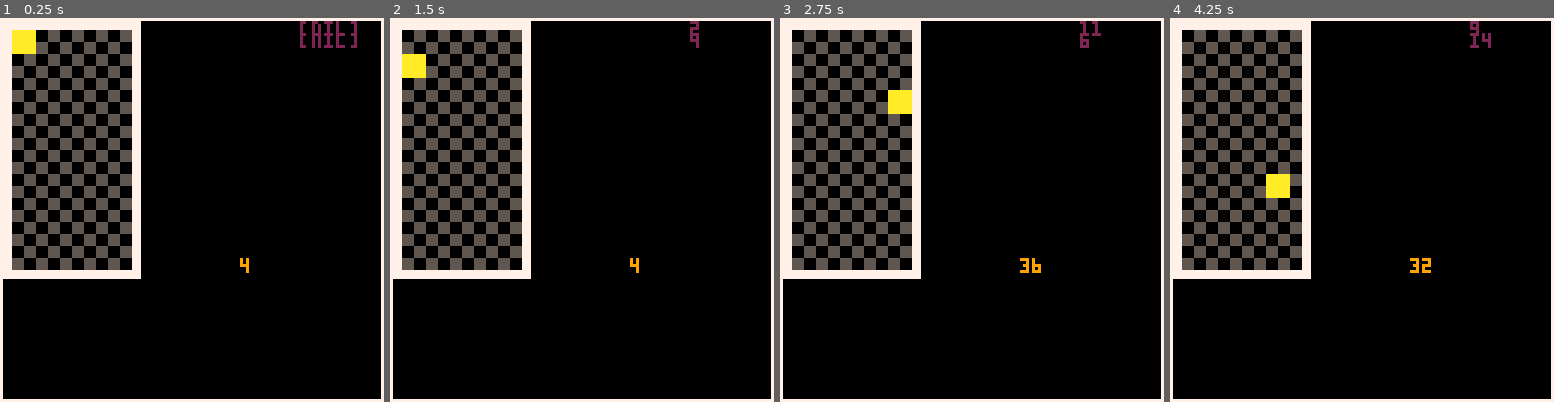
Above: before the commit, frames 1-4 (left to right).
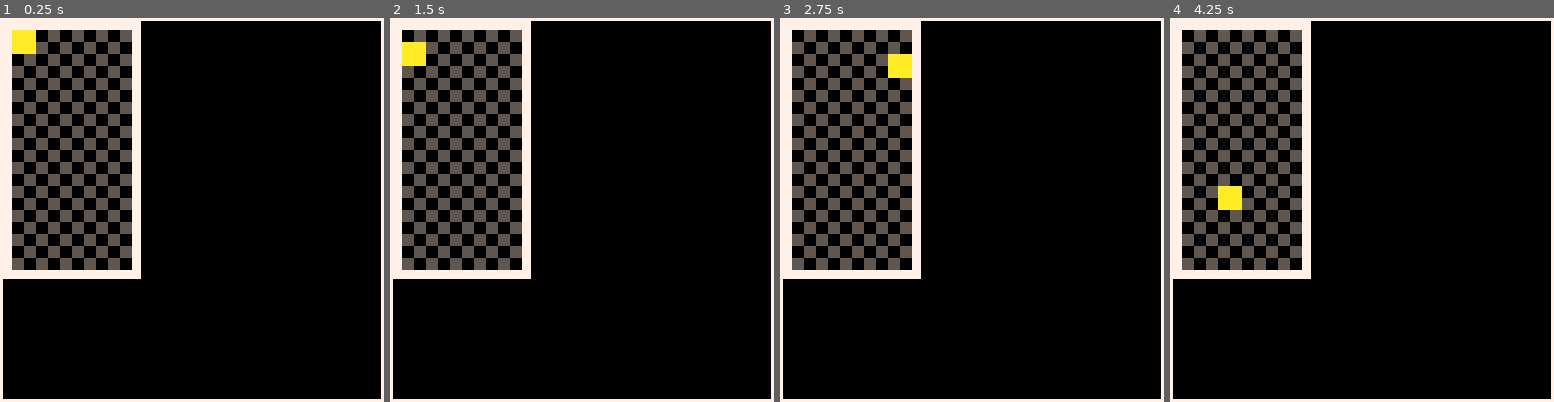
Above: after the commit, the same moments.

Repository: ayanamee/bistro8
Game: PICO-8 cartridge tetris/tetris.p8
Same seed, same stepped clock (60 frames per second), same inputs: the game is played once before the commit and once after it.
Inputs:
- Up to frame 1 (0.25 s): no input
- Up to frame 2 (1.5 s): tap X (X key) at 0.33, 1.07 s; tap O (Z key) at 0.7 s
- Up to frame 3 (2.75 s): hold Right 1.6-2.1 s; tap O (Z key) at 1.7, 2.1, 2.5 s; tap X (X key) at 1.85 s; hold Up 2.15-2.42 s; hold Right from 2.47 s (still down)
- Up to frame 4 (4.25 s): tap O (Z key) every 0.4 s from 2.9 to 4.1 s; tap X (X key) at 2.97, 4.08 s; release Right at 3.03 s; hold Left 3.08-3.58 s; hold Down 3.63-3.97 s; hold Right from 4.02 s (still down)

The runs differ from the first frame. In frame 1, 0.5% of the frame differs, in the area x 62-93%, y 0-67%; in frame 2, 0.6%; in frame 3, 1.1%; in frame 4, 1.1%, in the area x 12-84%, y 0-67%.

Commit message:
[Tetris] Configuring DAS and ARR

Diff:
--- a/tetris/tetris.p8
+++ b/tetris/tetris.p8
@@ -7,7 +7,7 @@
 
 function _init()
     pokes()
-			 --	music(0,1000)
+	--	music(0,1000)
     init_board()
     init_tetrominoes()
     current_tet = pop_tet(tet_list)
@@ -18,22 +18,18 @@
     if running then
         player_input()
         current_tet:gravity(g_force,y0+h)
-        --update_board()
     end
-    --current_tet.y = current_tet.y%(by0+2*thickness+h)
 end
 
 function _draw()
     cls()
     if running then
+        g_frames +=1
         draw_borders(thickness,7)
         draw_board()
-        --draw_dead_tets()
         current_tet:draw()
-        print(current_tet.x,80,80,9)
-        print(a,100,1,2)
-        print(b,100,5,2)
-
+        if clear_anim.clearing then anim_clear() end
+        if g_frames==30 then g_frames=0 end
     end
 end
 
@@ -53,8 +49,8 @@
             --up
         end
 
-        if btn(➡️) then current_tet:move_right(4, 40) end
-        if btn(⬅️) then current_tet:move_left(-4,-10) end
+        if btnp(➡️) then current_tet:move_right(4, 40) end
+        if btnp(⬅️) then current_tet:move_left(-4,-10) end
         if btnp(4) then
             --z
         end
@@ -67,8 +63,8 @@
             --up
         end
 
-        if btn(➡️) then current_tet:move_right(4, 40) end
-        if btn(⬅️) then current_tet:move_left(-4,-10) end
+        if btnp(➡️) then current_tet:move_right(4, 40) end
+        if btnp(⬅️) then current_tet:move_left(-4,-10) end
         if btnp(4) then
             --z
         end
@@ -82,7 +78,8 @@
 end
 
 function pokes()
-    poke(0X5F5C, 255)
+    poke(0X5F5C, das)
+    poke(0X5F5D, arr)
 end
 
 __gfx__
--- a/tetris/tetrislib.lua
+++ b/tetris/tetrislib.lua
@@ -16,11 +16,28 @@
 
 --gravity
 gravity_buffer = 0
-default_g_force = 2
-high_g = 30
+default_g_force = 1
+high_g = 31
 g_force = default_g_force
 
+right_buffer=0
+right_force=6
+left_buffer=0
+left_force=6
+buffer_limit=10
+
+das_buffer = 0
+das_limit = 3
+das_force = 4
+
+das=5
+arr=1
+
+--animations
+clear_anim={clearing=false, frames=0, }
+
 --Game States
+g_frames=0
 running = 0
 
 board = {}
@@ -31,6 +48,7 @@
 function log(text, ow)
     printh(text, "log", ow)
 end
+
 
 function init_board()
     for i=1, 20 do
@@ -151,15 +169,45 @@
 
 end
 
-function Tetromino:move(amount, left_bound, right_bound)
-    if self.alive==1 then
-        if self.x+amount<=right_bound and self.x+amount>=left_bound then
-            self.x += amount
-
-        end
-    end
-    --check for collision etc
-end
+-- function Tetromino:move_right(amount, right_bound)
+--     left_buffer=0
+--     das_buffer+=das_force
+--     if(das_buffer>das_limit) then
+--         if self.alive==1 then
+--             if self.x+amount<=right_bound then
+--                 right_buffer+=right_force
+--                 if(right_buffer>buffer_limit) then
+--                     if not self:check_collision(self.idx+1, self.idy) then
+--                         self.x += amount
+--                         self.idx +=1
+--                         right_buffer=0
+--                     end
+--                 end
+--             end
+--         end
+--         das_buffer=0
+--     end
+-- end
+
+-- function Tetromino:move_left(amount, left_bound)
+--     right_buffer=0
+--     das_buffer+=das_force
+--     if(das_buffer>das_limit) then
+--         if self.alive==1 then
+--             if self.x+amount>=left_bound then
+--                 left_buffer+=left_force
+--                 if(left_buffer>buffer_limit) then
+--                     if not self:check_collision(self.idx-1, self.idy) then
+--                         self.x += amount
+--                         self.idx -=1
+--                         left_buffer=0
+--                     end
+--                 end
+--             end
+--         end
+--         das_buffer=0
+--     end
+-- end
 
 function Tetromino:move_right(amount, right_bound)
     if self.alive==1 then
@@ -182,7 +230,6 @@
         end
     end
 end
-
 
 function Tetromino:gravity(force, lower_bound)
     if self.alive==1 then
@@ -301,6 +348,7 @@
     last_row = rows[1]
     log("last row is "..last_row.."", false)
     log("n is "..n.."", false)
+    --send last row and n to global variables to animate
     for r=last_row,n+1,-1 do
         for j=1, 10 do
             board[r][j].full = board[r-n][j].full
Not shown, changed: tetris/log.p8l
